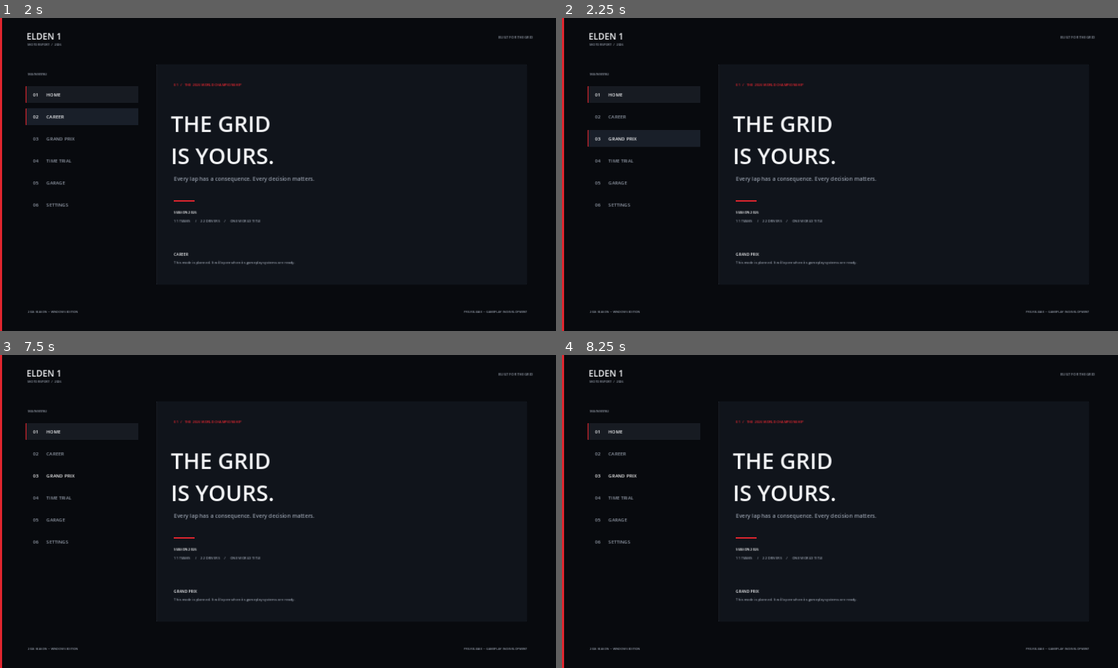
Above: before the commit, frames 1-4 (two rows, left to right).
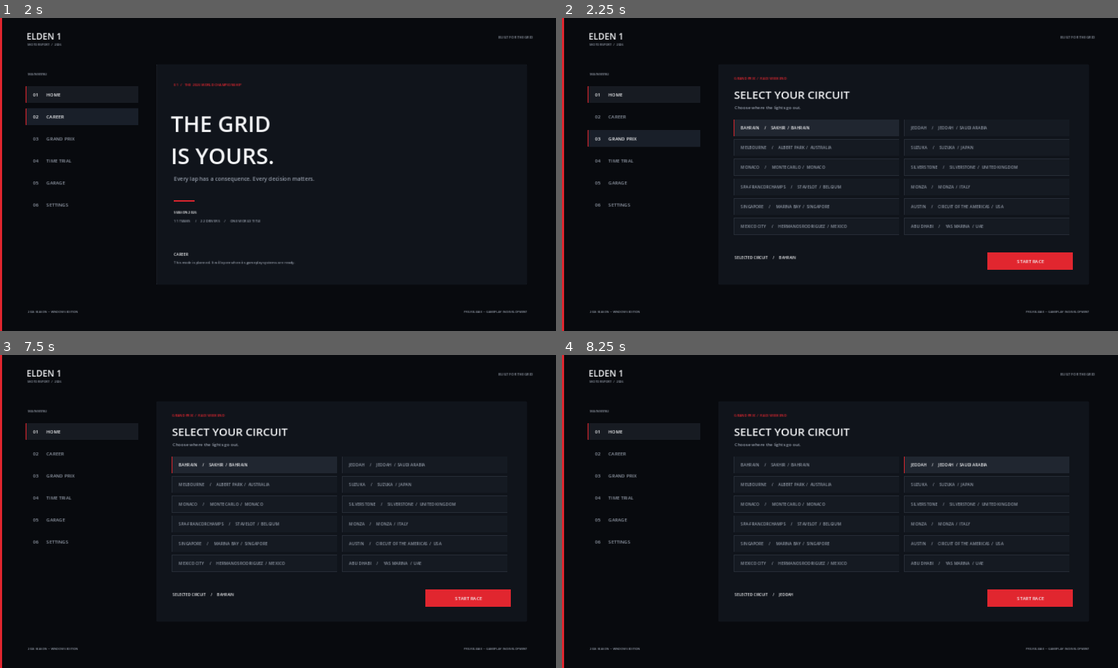
Above: after the commit, the same moments.

Repository: painopro123456-lang/elden-1
Game: Godot game, scene res://scenes/main_menu.tscn
Same seed, same stepped clock (60 frames per second), same inputs: the game is played once before the commit and once after it.
Inputs (mouse positions are in pixels of both pictures, inside the frame that each line leads up to):
- Up to frame 1 (2 s): click "01 HOME" at 0.5 s; click "02 CAREER" at 1.25 s
- Up to frame 2 (2.25 s): click "03 GRAND PRIX" at 2 s
- Up to frame 3 (7.5 s): click "04 TIME TRIAL" at 2.75 s; click "05 GARAGE" at 3.5 s; click "06 SETTINGS" at 4.25 s; click "01 HOME" at 5 s; click "02 CAREER" at 5.75 s; click "03 GRAND PRIX" at 6.5 s; click (255, 464) at 7.25 s, where only the run after the commit has a clickable "BAHRAIN / SAKHIR / BAHRAIN"
- Up to frame 4 (8.25 s): click (984, 464) at 8 s, where only the run after the commit has a clickable "JEDDAH / JEDDAH / SAUDI ARABIA"

Frame 1 is identical in both runs. In frame 2, 5.1% of the frame differs, in the area x 28-92%, y 14-86%; in frame 3, 5.1%; in frame 4, 5.2%, in the area x 6-92%, y 14-86%.

Commit message:
Add Grand Prix track selection screen

Diff:
--- a/scripts/main_menu.gd
+++ b/scripts/main_menu.gd
@@ -8,9 +8,26 @@
 const RED := Color("#e1262f")
 const LINE := Color("#272d37")
 
+const TRACKS := [
+	{"name": "BAHRAIN", "location": "SAKHIR  /  BAHRAIN"},
+	{"name": "JEDDAH", "location": "JEDDAH  /  SAUDI ARABIA"},
+	{"name": "MELBOURNE", "location": "ALBERT PARK  /  AUSTRALIA"},
+	{"name": "SUZUKA", "location": "SUZUKA  /  JAPAN"},
+	{"name": "MONACO", "location": "MONTE CARLO  /  MONACO"},
+	{"name": "SILVERSTONE", "location": "SILVERSTONE  /  UNITED KINGDOM"},
+	{"name": "SPA-FRANCORCHAMPS", "location": "STAVELOT  /  BELGIUM"},
+	{"name": "MONZA", "location": "MONZA  /  ITALY"},
+	{"name": "SINGAPORE", "location": "MARINA BAY  /  SINGAPORE"},
+	{"name": "AUSTIN", "location": "CIRCUIT OF THE AMERICAS  /  USA"},
+	{"name": "MEXICO CITY", "location": "HERMANOS RODRIGUEZ  /  MEXICO"},
+	{"name": "ABU DHABI", "location": "YAS MARINA  /  UAE"}
+]
+
 var content_title: Label
 var content_body: Label
 var active_nav := "HOME"
+var selected_track := "BAHRAIN"
+var track_screen: Control
 
 func _ready() -> void:
 	_build_menu()
@@ -25,7 +42,6 @@
 	background.mouse_filter = Control.MOUSE_FILTER_IGNORE
 	add_child(background)
 
-	# Restrained racing-red edge and subtle architectural framing.
 	var edge := ColorRect.new()
 	edge.color = RED
 	edge.position = Vector2(0, 0)
@@ -58,7 +74,6 @@
 	top_right.horizontal_alignment = HORIZONTAL_ALIGNMENT_RIGHT
 	add_child(top_right)
 
-	# Main navigation rail.
 	var nav_caption := _label("MAIN MENU", 11, MUTED, true)
 	nav_caption.position = Vector2(96, 184)
 	nav_caption.size = Vector2(250, 22)
@@ -85,7 +100,6 @@
 	left_footer.size = Vector2(360, 22)
 	add_child(left_footer)
 
-	# Hero area: typography-led until the real car model is imported.
 	var hero_frame := Panel.new()
 	hero_frame.position = Vector2(540, 160)
 	hero_frame.size = Vector2(1280, 760)
@@ -108,7 +122,6 @@
 	var hero_title := _label("THE GRID\nIS YOURS.", 76, WHITE, true)
 	hero_title.position = Vector2(590, 310)
 	hero_title.size = Vector2(820, 205)
-	hero_title.add_theme_font_size_override("font_size", 76)
 	add_child(hero_title)
 
 	var hero_subtitle := _label("Every lap has a consequence. Every decision matters.", 19, MUTED, false)
@@ -191,6 +204,12 @@
 
 func _on_nav_pressed(destination: String) -> void:
 	active_nav = destination
+	if destination == "GRAND PRIX":
+		_show_track_select()
+		return
+	if is_instance_valid(track_screen):
+		track_screen.queue_free()
+		track_screen = null
 	if destination == "HOME":
 		content_title.text = "WELCOME TO ELDEN 1"
 		content_body.text = "Your 2026 season begins here."
@@ -203,3 +222,106 @@
 	else:
 		content_title.text = destination
 		content_body.text = "This mode is planned. It will open when its gameplay systems are ready."
+
+func _show_track_select() -> void:
+	if is_instance_valid(track_screen):
+		track_screen.queue_free()
+
+	track_screen = Control.new()
+	track_screen.position = Vector2(540, 160)
+	track_screen.size = Vector2(1280, 760)
+	track_screen.mouse_filter = Control.MOUSE_FILTER_STOP
+	add_child(track_screen)
+
+	var panel := Panel.new()
+	panel.set_anchors_and_offsets_preset(Control.PRESET_FULL_RECT)
+	var style := StyleBoxFlat.new()
+	style.bg_color = PANEL
+	style.border_color = LINE
+	style.set_border_width_all(1)
+	panel.add_theme_stylebox_override("panel", style)
+	track_screen.add_child(panel)
+
+	var kicker := _label("GRAND PRIX  /  RACE WEEKEND", 12, RED, true)
+	kicker.position = Vector2(54, 38)
+	kicker.size = Vector2(500, 24)
+	track_screen.add_child(kicker)
+
+	var heading := _label("SELECT YOUR CIRCUIT", 38, WHITE, true)
+	heading.position = Vector2(54, 76)
+	heading.size = Vector2(800, 54)
+	track_screen.add_child(heading)
+
+	var subtitle := _label("Choose where the lights go out.", 15, MUTED, false)
+	subtitle.position = Vector2(56, 137)
+	subtitle.size = Vector2(700, 28)
+	track_screen.add_child(subtitle)
+
+	var grid := GridContainer.new()
+	grid.columns = 2
+	grid.position = Vector2(54, 190)
+	grid.size = Vector2(1170, 420)
+	grid.add_theme_constant_override("h_separation", 18)
+	grid.add_theme_constant_override("v_separation", 10)
+	track_screen.add_child(grid)
+
+	for track in TRACKS:
+		var track_button := Button.new()
+		track_button.custom_minimum_size = Vector2(570, 58)
+		track_button.text = "   " + track["name"] + "     /     " + track["location"]
+		track_button.alignment = HORIZONTAL_ALIGNMENT_LEFT
+		track_button.add_theme_font_size_override("font_size", 14)
+		track_button.add_theme_color_override("font_color", WHITE if track["name"] == selected_track else MUTED)
+		var normal := StyleBoxFlat.new()
+		normal.bg_color = Color("#202630") if track["name"] == selected_track else Color("#151a22")
+		normal.border_color = RED if track["name"] == selected_track else LINE
+		normal.set_border_width_all(1)
+		normal.content_margin_left = 12
+		var hover := normal.duplicate() as StyleBoxFlat
+		hover.bg_color = PANEL_HOVER
+		hover.border_color = RED
+		track_button.add_theme_stylebox_override("normal", normal)
+		track_button.add_theme_stylebox_override("hover", hover)
+		track_button.add_theme_stylebox_override("pressed", hover)
+		track_button.pressed.connect(_select_track.bind(track["name"]))
+		grid.add_child(track_button)
+
+	var separator := ColorRect.new()
+	separator.color = LINE
+	separator.position = Vector2(54, 632)
+	separator.size = Vector2(1170, 1)
+	track_screen.add_child(separator)
+
+	var chosen := _label("SELECTED CIRCUIT     /     " + selected_track, 13, WHITE, true)
+	chosen.name = "SelectedTrackLabel"
+	chosen.position = Vector2(56, 656)
+	chosen.size = Vector2(620, 28)
+	track_screen.add_child(chosen)
+
+	var start_button := Button.new()
+	start_button.text = "START RACE"
+	start_button.position = Vector2(930, 650)
+	start_button.size = Vector2(294, 58)
+	start_button.add_theme_font_size_override("font_size", 16)
+	start_button.add_theme_color_override("font_color", WHITE)
+	var start_style := StyleBoxFlat.new()
+	start_style.bg_color = RED
+	start_style.set_border_width_all(0)
+	var start_hover := start_style.duplicate() as StyleBoxFlat
+	start_hover.bg_color = Color("#ff3942")
+	start_button.add_theme_stylebox_override("normal", start_style)
+	start_button.add_theme_stylebox_override("hover", start_hover)
+	start_button.add_theme_stylebox_override("pressed", start_style)
+	start_button.pressed.connect(_on_start_race_pressed)
+	track_screen.add_child(start_button)
+
+func _select_track(track_name: String) -> void:
+	selected_track = track_name
+	_show_track_select()
+
+func _on_start_race_pressed() -> void:
+	content_title.text = selected_track + " SELECTED"
+	content_body.text = "Circuit selected. The race session and driving gameplay are still in development."
+	if is_instance_valid(track_screen):
+		track_screen.queue_free()
+		track_screen = null
